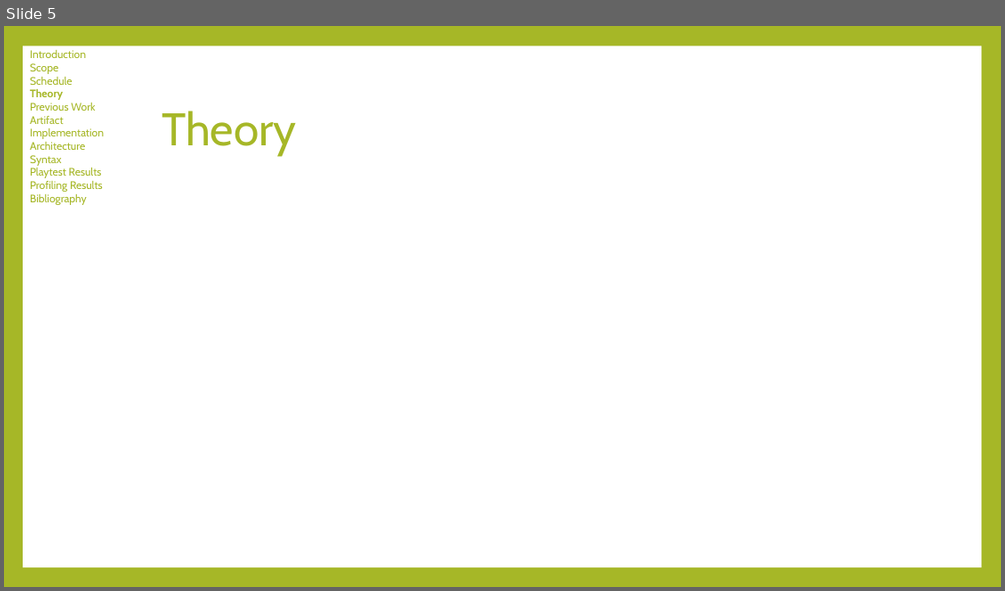
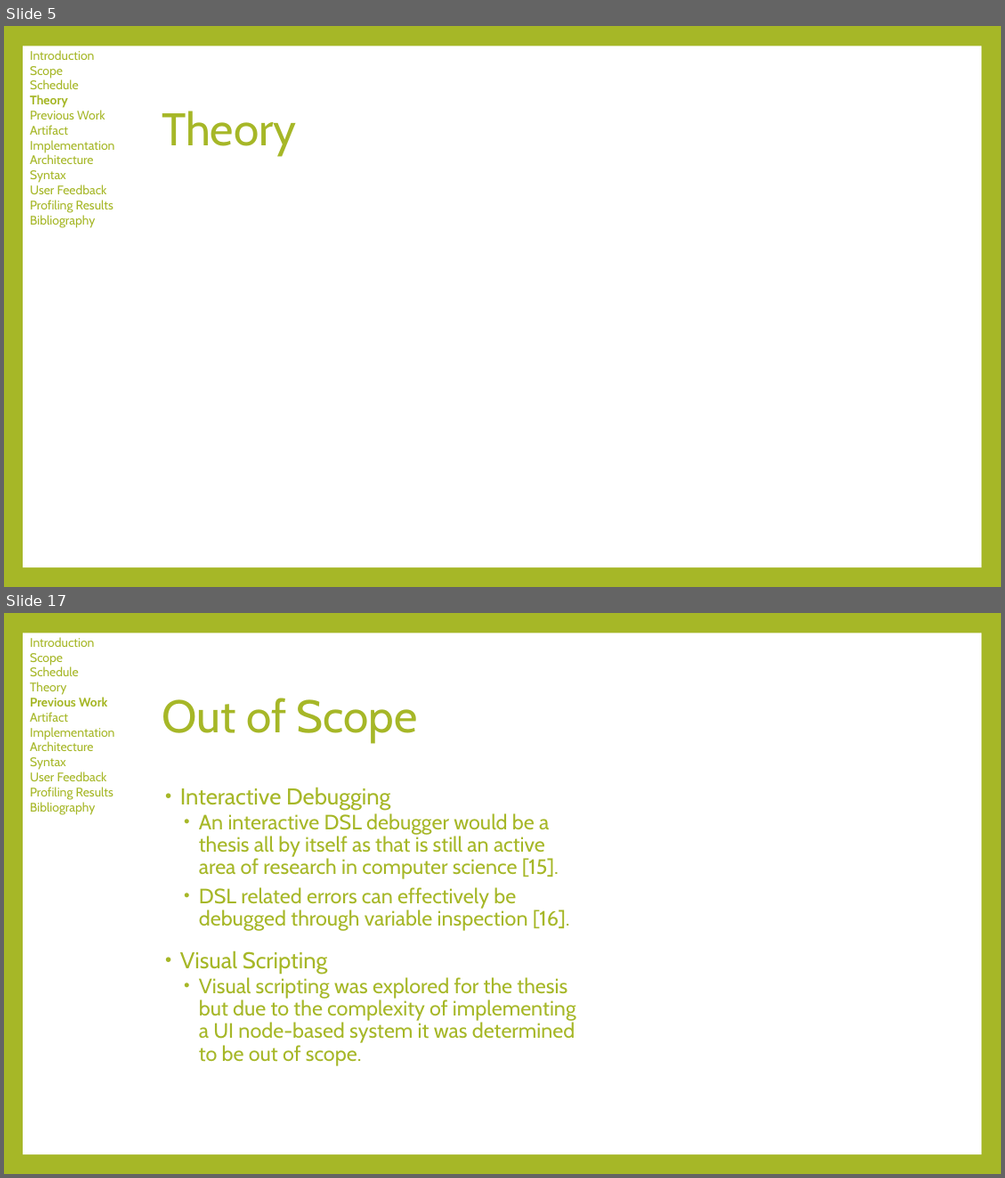
Before and after one commit to tylerwolverton/Guildhall, a slide deck: Zephyr/Documentation/Wolverton_Defense_Slides.pptx. Shown one above the other, each under a label of ours: slide 5 before the commit, slides 5 and 17 after it; the slides between them are not shown. The pictures are 1005x591 and 1005x1178 pixels, drawn with LibreOffice and Linux fonts; fonts in the diff are those of the drawing. Boxes give left, top, right and bottom in pixels: in the first picture for what was removed or moved away, otherwise in the second. Text is boxed around its words. In the diff, an @@ line names an element or a change of style, - is before the commit and + after.

```diff
--- a/Zephyr/Documentation/Wolverton_Defense_Slides.pptx
+++ b/Zephyr/Documentation/Wolverton_Defense_Slides.pptx
@@ slide 17 added at (4, 613, 1001, 1174), background #A6B727; not listed: 1 template element that a slide beside it also shows @@
@@ text added at (30, 637, 114, 815), 12 pt, text #A6B727 @@
+Introduction
+Scope
+Schedule
+Theory
+Previous Work
+Artifact
+Implementation
+Architecture
+Syntax
+User Feedback
+Profiling Results
+Bibliography
@@ title added at (162, 698, 418, 742), 44 pt, text #A6B727 @@
+Out of Scope
@@ text added at (180, 787, 576, 1066), 20 pt, text #A6B727 @@
+• Interactive Debugging
+  • An interactive DSL debugger would be a thesis all by itself as that is still an active area of research in computer science [15].
+  • DSL related errors can effectively be debugged through variable inspection [16].
+• Visual Scripting
+  • Visual scripting was explored for the thesis but due to the complexity of implementing a UI node-based system it was determined to be out of scope.
@@ slide 5 changed as well @@
@@ text at (30, 50, 114, 228): size 10.5 to 12 pt @@
@@ text at (30, 184, 107, 194): text changed; size 10.5 to 12 pt @@
-Playtest Results
+User Feedback
```
Also in this commit, not shown: 11 other slides changed, 13 other slides added.
